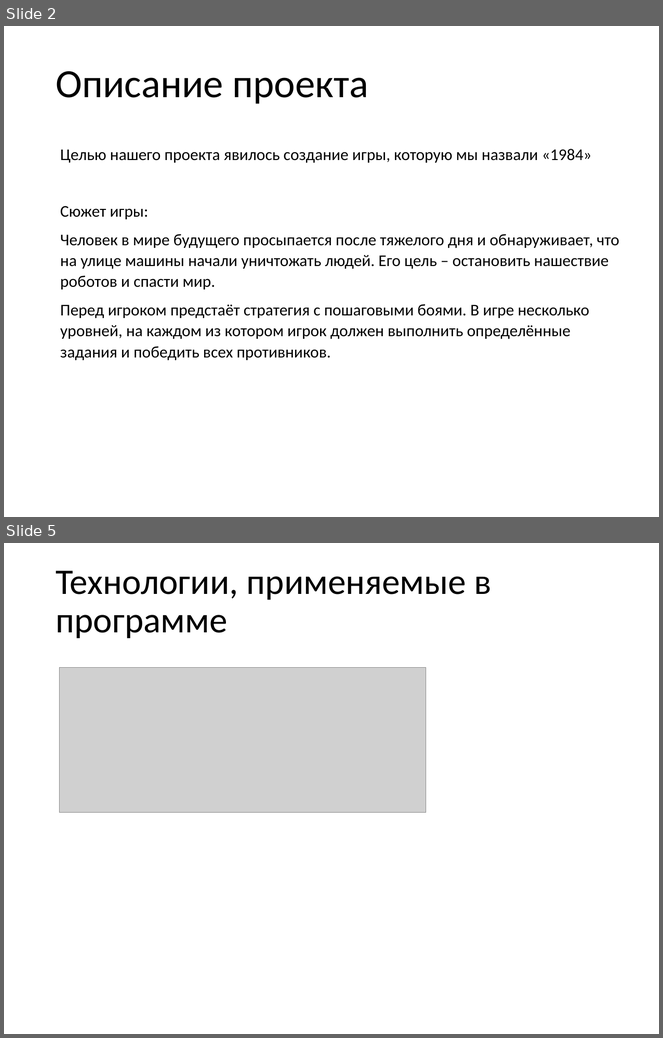
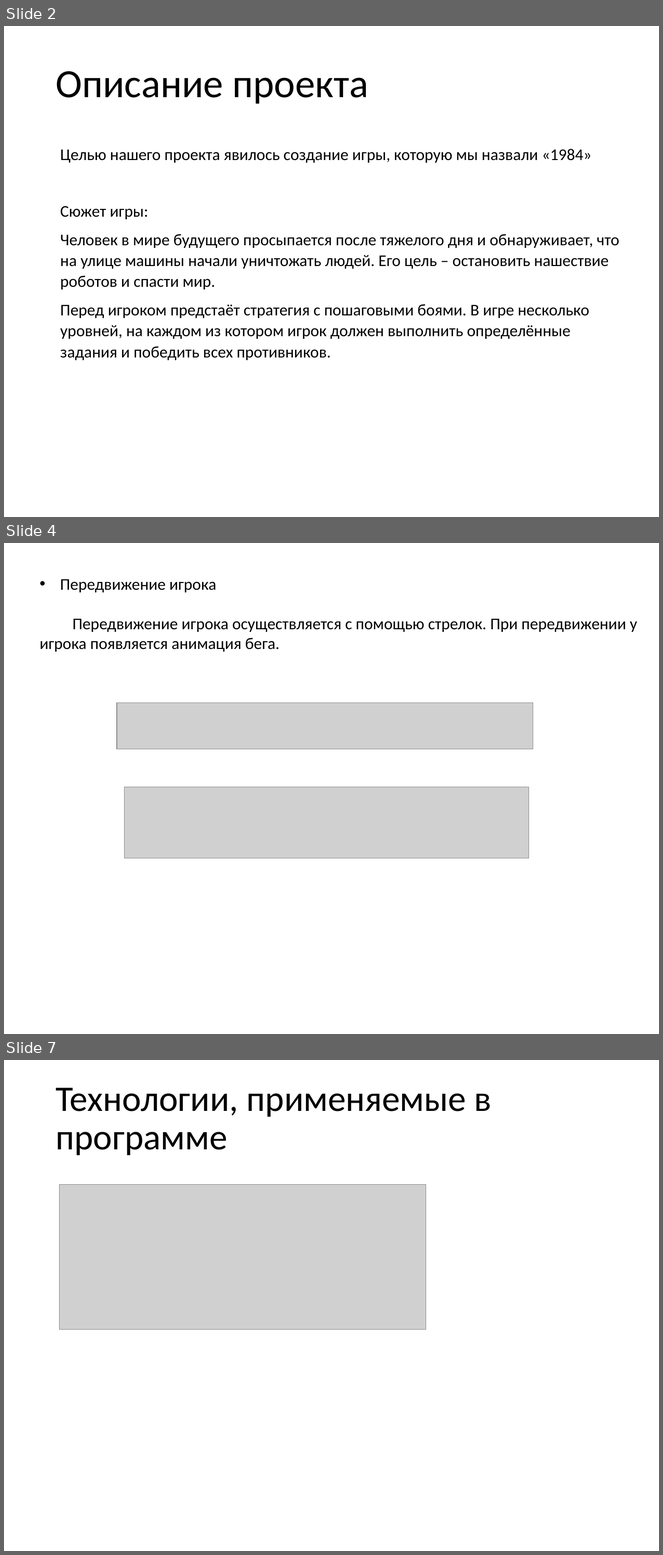
Before and after one commit to ScarletFlame611/1984-game, a slide deck: 1984.pptx. Shown one above the other, each under a label of ours: slides 2 and 5 before the commit, slides 2, 4 and 7 after it; the slides between them are not shown. The pictures are 663x1038 and 663x1555 pixels, drawn with LibreOffice and Linux fonts; fonts in the diff are those of the drawing; grey boxes stand for pictures; background and template pictures are left out. Boxes give left, top, right and bottom in pixels: in the first picture for what was removed or moved away, otherwise in the second. Text is boxed around its words. In the diff, an @@ line names an element or a change of style, - is before the commit and + after.

```diff
--- a/1984.pptx
+++ b/1984.pptx
@@ slide 4 added at (4, 543, 659, 1034), background picture (left out) @@
@@ text added at (40, 579, 637, 652), 18 pt, text #000000 @@
+• Передвижение игрока
+Передвижение игрока осуществляется с помощью стрелок. При передвижении у игрока появляется анимация бега.
@@ picture added at (117, 703, 533, 749) @@
@@ picture added at (124, 787, 529, 858) @@
@@ what was slide 5 is now slide 7 @@
```
Also in this commit, not shown: 1 slide changed, 4 other slides added, 2 slides removed, 1 other file.
